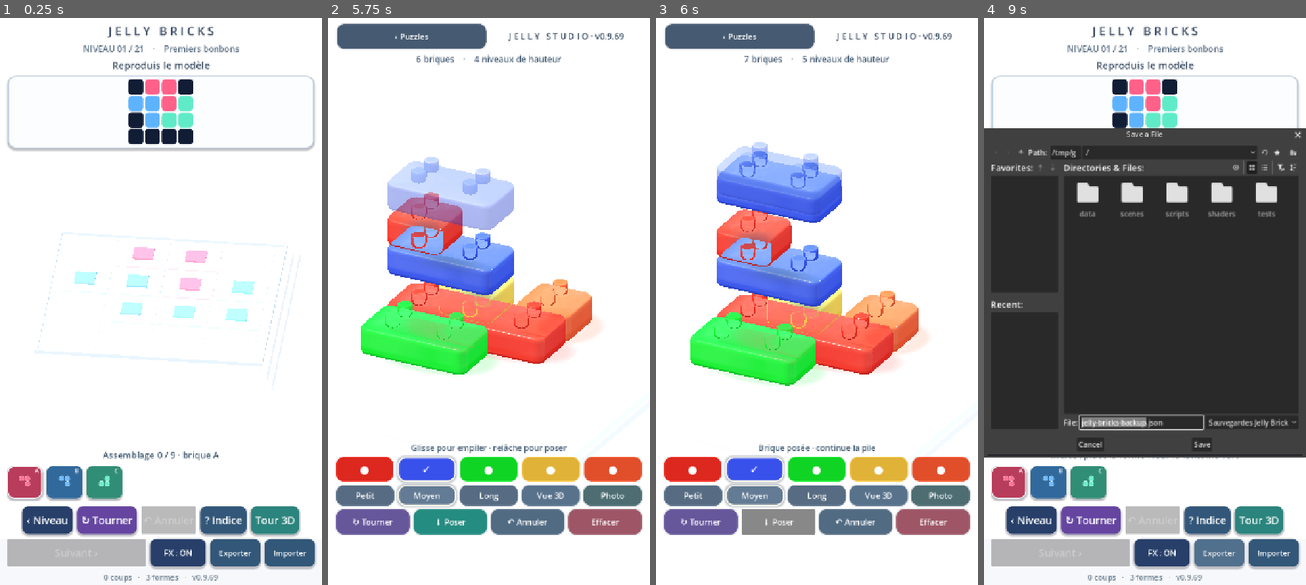
Above: before the commit, frames 1-4 (left to right).
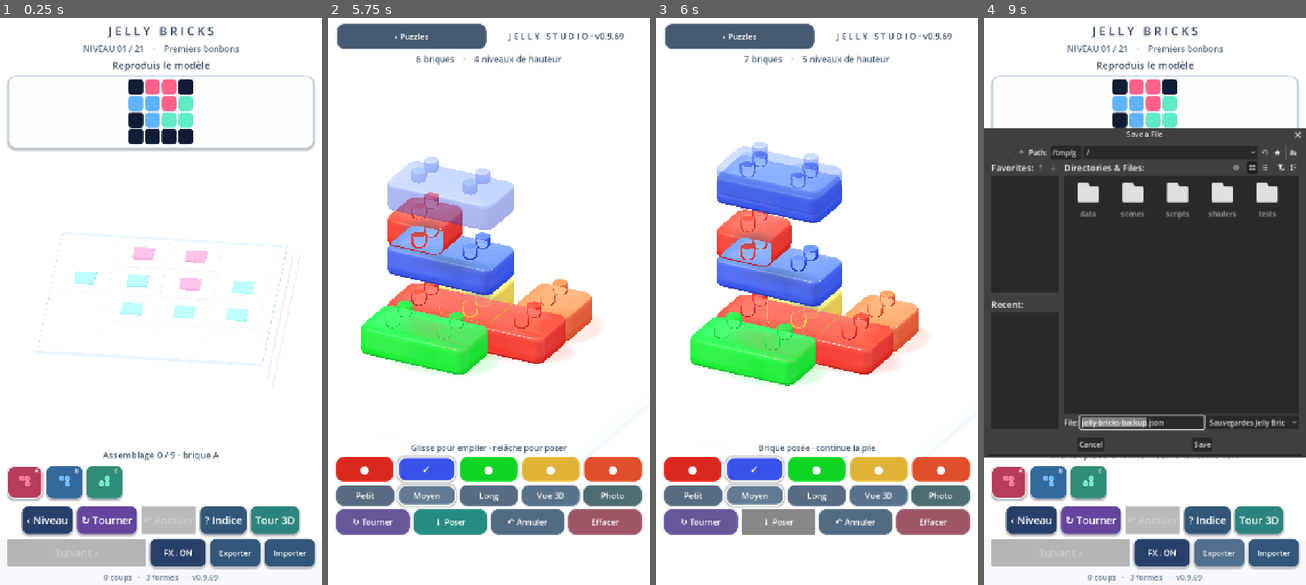
Above: after the commit, the same moments.

Repository: dbrckk/Jelly-bricks
Game: Godot game, scene res://scenes/main.tscn
The game is run twice, just before and just after one commit, with the same random seed, the same clock (stepped at 60 frames per second) and the same inputs.
Inputs (mouse positions are in pixels of both pictures, inside the frame that each line leads up to):
- Up to frame 1 (0.25 s): no input
- Up to frame 2 (5.75 s): click (353, 482) at 0.52 s; click (392, 482) at 1.27 s; click (431, 482) at 2.02 s; click "‹ Niveau" at 2.75 s; click "↻ Tourner" at 3.5 s; click "? Indice" at 4.25 s; click "Tour 3D" at 5 s
- Up to frame 3 (6 s): click "↓ Poser" at 5.75 s
- Up to frame 4 (9 s): click "‹ Puzzles" at 6.5 s; click "FX : ON" at 7.25 s; click "FX : OFF" at 8 s; click "Exporter" at 8.75 s

Frames 1-3 are identical in both runs. In frame 4, 1.0% of the frame differs, in the area x 2-98%, y 22-76%.

Commit message:
feat(godot): distribute impact origin and softness across all direct supporting cells

Diff:
--- a/native-godot/scripts/stack_mode.gd
+++ b/native-godot/scripts/stack_mode.gd
@@ -1455,7 +1455,11 @@
             sum_color.y / float(shared),
             sum_color.z / float(shared), .78),
         "center": sum_position / float(shared),
-        "extent": .56 + .17 * float(mini(shared - 1, 3))
+        "extent": .56 + .17 * float(mini(shared - 1, 3)),
+        # Not persisted: this is computed from real occupied contacts.
+        # Used by the impact animation, not by collision/saving rules.
+        "supported_cells": shared,
+        "support_fraction": float(shared) / float(own_cells.size())
     }
 
 func _apply_contact_optics(node: Node3D, entry: Dictionary,
@@ -1593,16 +1597,25 @@
         .set_trans(Tween.TRANS_CUBIC).set_ease(Tween.EASE_OUT)
     settle.tween_property(material, "shader_parameter/gel_spring", 0.0, .91) \
         .set_trans(Tween.TRANS_CUBIC).set_ease(Tween.EASE_OUT)
+    # This brick may bridge two or three separate supports. The old
+    # implementation picked whichever support happened to appear first
+    # in the save order and sent the ripple off-centre, despite the
+    # optical contact centroid already knowing ALL actual shared cells.
+    # Reuse that authoritative contact profile for balanced soft-body
+    # compression and the wave's initial point. Unsupported ground
+    # placements correctly use the centre of the body footprint.
+    var impact_contact: Dictionary = _contact_profile(entry, bricks)
+    var impact_center: Vector2 = impact_contact.get(
+        "center", _wave_center_on(entry, {}))
+    var support_fraction: float = float(
+        impact_contact.get("support_fraction", 1.0))
+    # Partially supported pieces feel slightly softer, without changing
+    # the support rule, spring duration or geometry. Bound every impulse.
+    var impact_gain: float = clampf(.86 + (1.0 - support_fraction) * .12,
+        .86, .92)
     _animate_gel_compression(material, .96, .29)
     _react_to_supports(entry)
-    var first_support: Dictionary = {}
-    if int(entry["layer"]) > 0:
-        for support_index in _support_indices(entry):
-            if int(bricks[support_index]["layer"]) == int(entry["layer"]) - 1:
-                first_support = bricks[support_index]
-                break
-    _animate_gel_wave(material, _wave_center_on(entry, first_support),
-        .90, .29)
+    _animate_gel_wave(material, impact_center, impact_gain, .29)
     # The visual flight lasts .29 s: FX must not precede the support
     # contact. A tracked tween is killed by _stop_motion on Undo or
     # replacement and captures the original brick's attributes.
